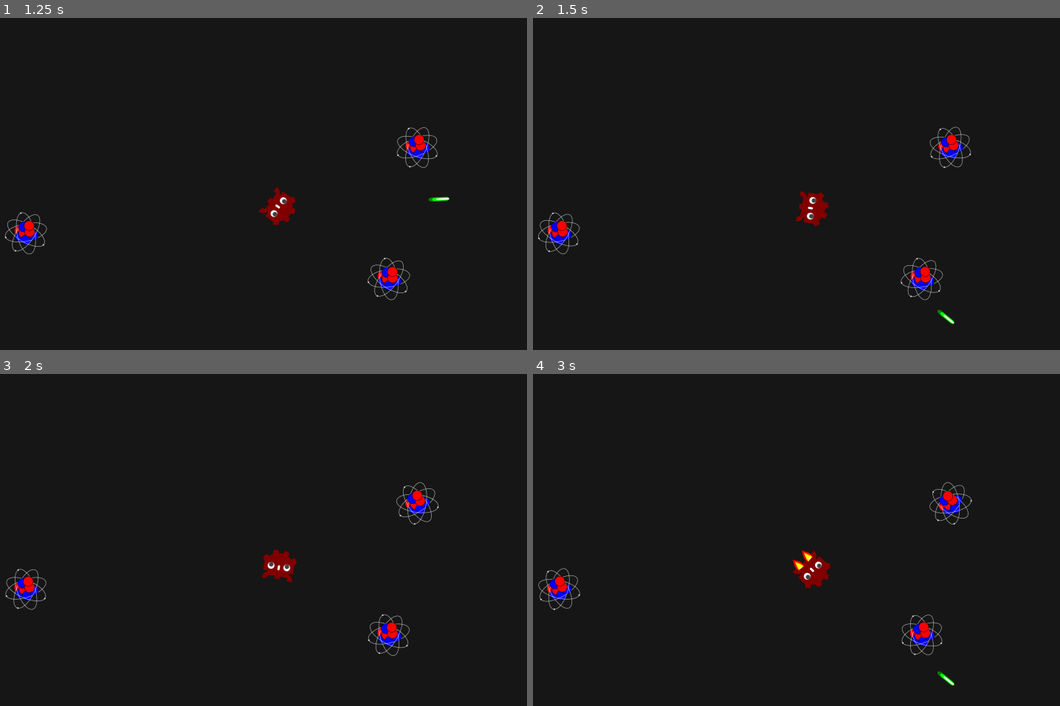
Above: before the commit, frames 1-4 (two rows, left to right).
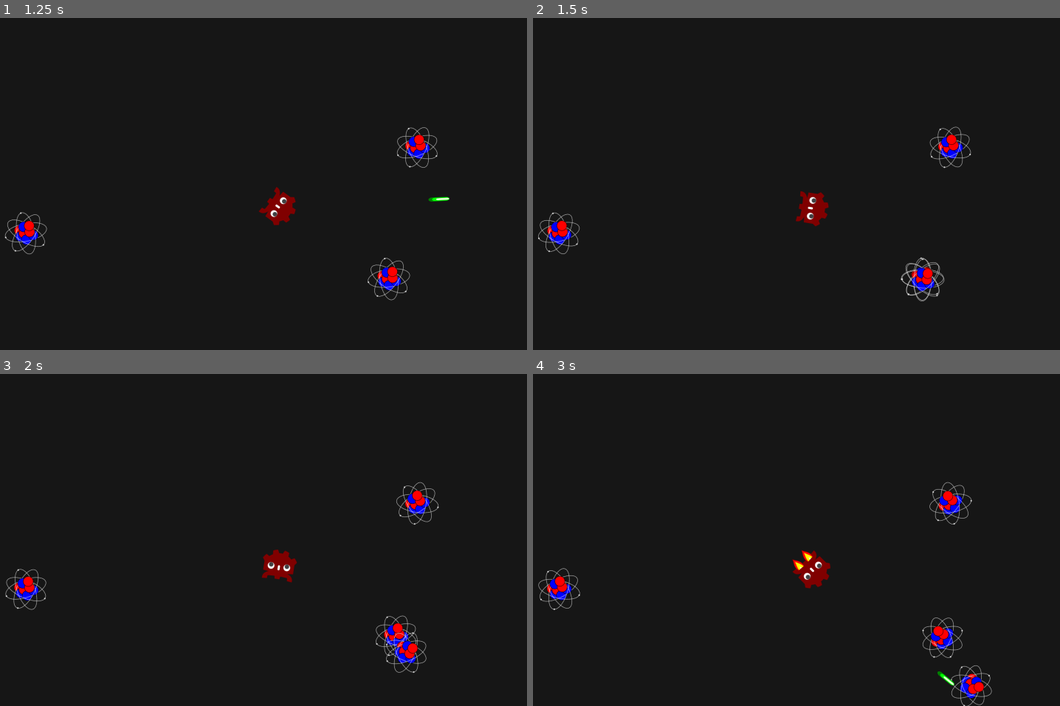
Above: after the commit, the same moments.

Repository: tbahlo/Godoteroids
Game: Godot game, scene res://scenes/main.tscn
Same seed, same stepped clock (60 frames per second), same inputs: the game is played once before the commit and once after it.
Inputs:
- Up to frame 1 (1.25 s): hold Right (turn_right) from 0.53 s (still down); hold Space (shoot) from 0.53 s (still down)
- Up to frame 2 (1.5 s): release Right (turn_right) at 1.28 s; release Space (shoot) at 1.28 s; hold Left (turn_left) from 1.28 s (still down); tap Space (shoot) at 1.35 s
- Up to frame 3 (2 s): keep holding Left (turn_left)
- Up to frame 4 (3 s): release Left (turn_left) at 2.03 s; hold Right (turn_right) 2.03-2.78 s; hold Space (shoot) 2.03-2.78 s; hold W (thrust) from 2.78 s (still down); tap Space (shoot) at 2.85 s

Frame 1 is identical in both runs. In frame 2, 0.5% of the frame differs, in the area x 69-80%, y 72-93%; in frame 3, 0.8%; in frame 4, 1.1%, in the area x 69-88%, y 72-100%.

Commit message:
Fragmenterzeugung und Ladungsinteraktion implementiert.

Diff:
--- a/scenes/chargeroid.gd
+++ b/scenes/chargeroid.gd
@@ -1,7 +1,8 @@
 extends Node2D
 
 @export var chargeroid_tier = 0
-@export var charge = 100.0
+@export var charge = 50.0
+var amount_of_fragments = 2
 
 var chargeroidTemplate = preload("res://scenes/chargeroid.tscn")
 var velocity_vector = Vector2(0, 0)
@@ -20,7 +21,13 @@
 	position = position + velocity_vector * delta
 	rotation += deg_to_rad(turn_rate * delta)
 
-func _on_chargeroid_body_area_entered(area):
-	if "rojectile" in area.to_string():
+	if not is_alive:
+		$ChargeroidBody/ChargeroidSprite.modulate = Color(1, 0, 0)
+
+func _on_chargeroid_body_area_entered(body):
+	if "rojectile" in body.to_string():
+		var projectile = body.get_parent()
+		velocity_vector += 0.05 * projectile.velocity_vector
 		hit.emit()
 		is_alive = false
+		projectile.queue_free()
--- a/scenes/main.gd
+++ b/scenes/main.gd
@@ -4,6 +4,7 @@
 var uptime = 0
 var projectileTemplate = preload("res://scenes/projectile.tscn")
 var chargeroidTemplate = preload("res://scenes/chargeroid.tscn")
+var charged_actors = []
 
 # Called when the node enters the scene tree for the first time.
 func _ready():
@@ -13,6 +14,7 @@
 		print("Added object: %s" % chargeroid.to_string())
 		chargeroid.position = Vector2(randf_range(0, 1600), randf_range(0, 800))
 		#chargeroid.velocity_vector = Vector2(randf_range(-25, 25), randf_range(-25, 25))
+		charged_actors.append(chargeroid)
 		add_child(chargeroid)
 
 # Called every frame. 'delta' is the elapsed time since the previous frame.
@@ -20,18 +22,41 @@
 	fps_value = 1/delta
 	uptime += delta
 
-	for child in get_children():
-		if "argeroid" in child.to_string():
-			if child.is_alive == false:
-				if child.chargeroid_tier <= 2:
+	#apply_charge_interaction()
+	spawn_fragments()
+
+func apply_charge_interaction():
+	for i in range(len(charged_actors)):
+		var first_body = charged_actors[i]
+		for j in range(i+1, len(charged_actors)):
+			var second_body = charged_actors[j]
+			var distance_vector = first_body.position - second_body.position
+			var distance = distance_vector.length()
+			var velocity_change = first_body.charge * second_body.charge
+			velocity_change /= distance**2
+			first_body.velocity_vector += velocity_change * distance_vector.abs()
+			second_body.velocity_vector -= velocity_change * distance_vector.abs()
+
+func spawn_fragments():
+	for actor in charged_actors:
+		if actor.is_alive == false:
+			if actor.chargeroid_tier <= 2:
+				print(range(actor.amount_of_fragments))
+				for i in range(actor.amount_of_fragments):
 					var fragment = chargeroidTemplate.instantiate()
-					fragment.position = child.position
-					fragment.velocity_vector = child.velocity_vector
-					fragment.chargeroid_tier = child.chargeroid_tier + 1
-					var scale_factor = 1./(2**(fragment.chargeroid_tier))+0.25
+					fragment.position = actor.position
+					#fragment.position += Vector2(randf_range(-75, 75), randf_range(-75, 75))
+					fragment.velocity_vector = actor.velocity_vector
+					fragment.velocity_vector += Vector2(randf_range(-75, 75), randf_range(-75, 75))
+
+					fragment.chargeroid_tier = actor.chargeroid_tier + 1
+
+					var scale_factor = 1./(2**(fragment.chargeroid_tier))+0.5
 					fragment.apply_scale(Vector2(scale_factor, scale_factor))
 					add_child(fragment)
-				child.queue_free()
+					charged_actors.append(fragment)
+			charged_actors.erase(actor)
+			actor.queue_free()
 
 func _on_debug_msg_timer_timeout():
 	var prefix = "[%.3f] " % uptime
Not shown, changed: TODO.txt
